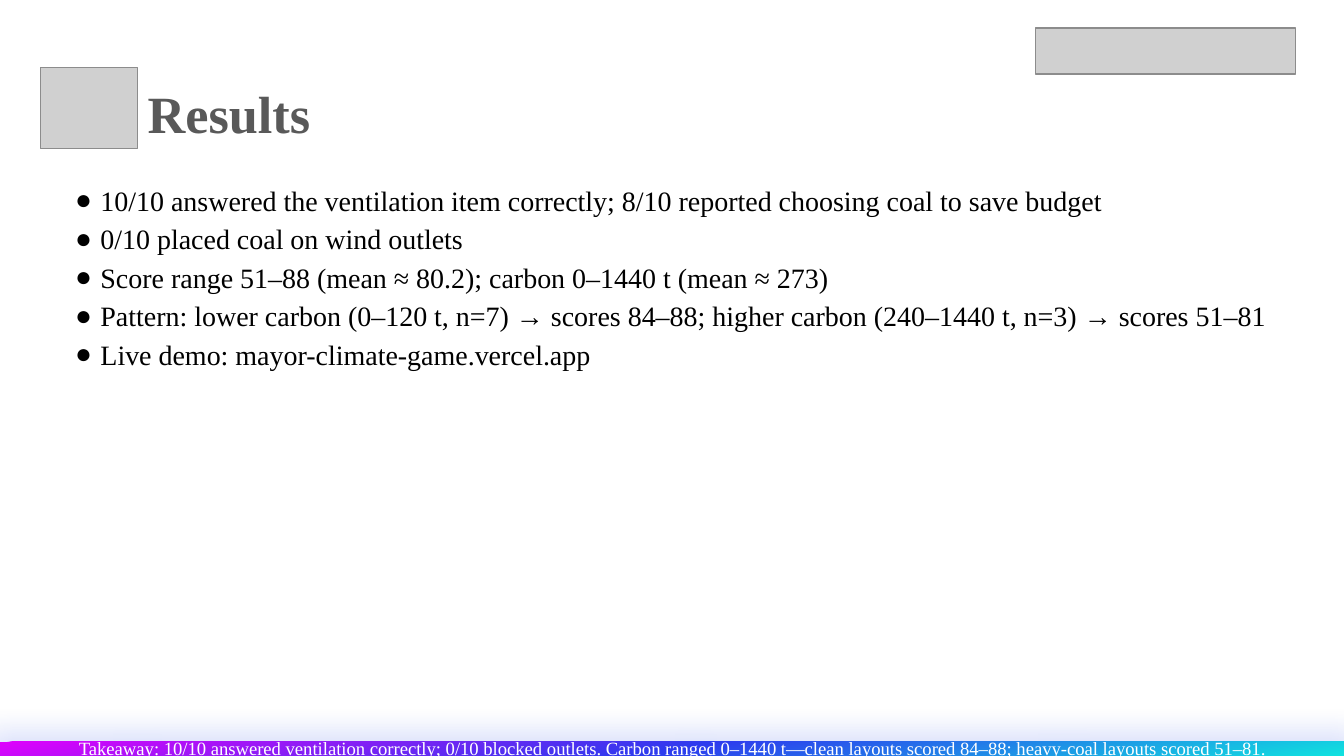
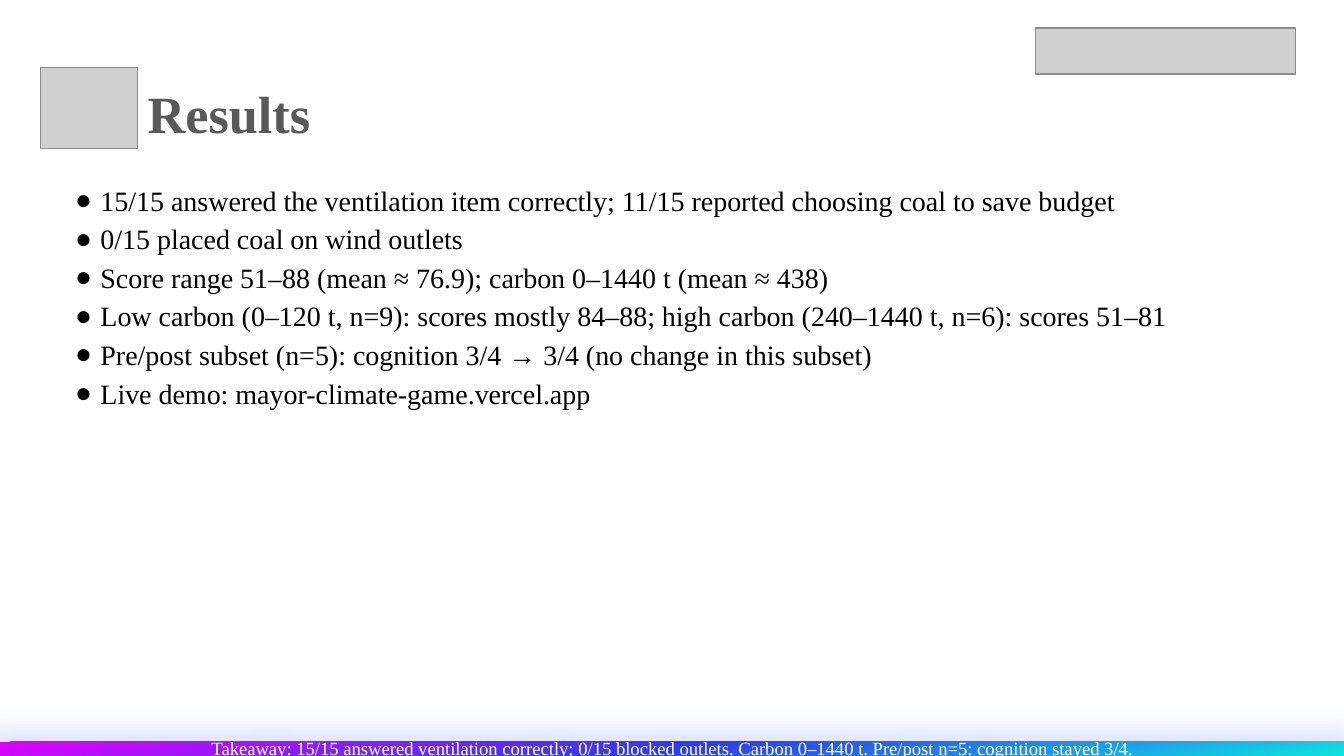
Before and after one commit to HYH-SZ/mayor-climate-game, a slide deck: slide 7 of mayor-climate-presentation.pptx. Drawn at 1344x756 pixels with LibreOffice and Linux fonts; fonts in the diff are those of the drawing; grey boxes stand for pictures. Boxes give left, top, right and bottom in pixels: in the first picture for what was removed or moved away, otherwise in the second. Text is boxed around its words. In the diff, an @@ line names an element or a change of style, - is before the commit and + after.

```diff
--- a/mayor-climate-presentation.pptx
+++ b/mayor-climate-presentation.pptx
@@ text at (100,191,1166,371): text changed @@
-● 10/10 answered the ventilation item correctly; 8/10 reported choosing coal to save budget
-● 0/10 placed coal on wind outlets
-● Score range 51–88 (mean ≈ 80.2); carbon 0–1440 t (mean ≈ 273)
-● Pattern: lower carbon (0–120 t, n=7) → scores 84–88; higher carbon (240–1440 t, n=3) → scores 51–81
+● 15/15 answered the ventilation item correctly; 11/15 reported choosing coal to save budget
+● 0/15 placed coal on wind outlets
+● Score range 51–88 (mean ≈ 76.9); carbon 0–1440 t (mean ≈ 438)
+● Low carbon (0–120 t, n=9): scores mostly 84–88; high carbon (240–1440 t, n=6): scores 51–81
+● Pre/post subset (n=5): cognition 3/4 → 3/4 (no change in this subset)
@@ text in rectangle at (211,742,1132,756): text changed @@
-Takeaway: 10/10 answered ventilation correctly; 0/10 blocked outlets. Carbon ranged 0–1440 t—clean layouts scored 84–88; heavy-coal layouts scored 51–81.
+Takeaway: 15/15 answered ventilation correctly; 0/15 blocked outlets. Carbon 0–1440 t. Pre/post n=5: cognition stayed 3/4.
```
Also in this commit, not shown: 3 other slides changed, 6 other files.
